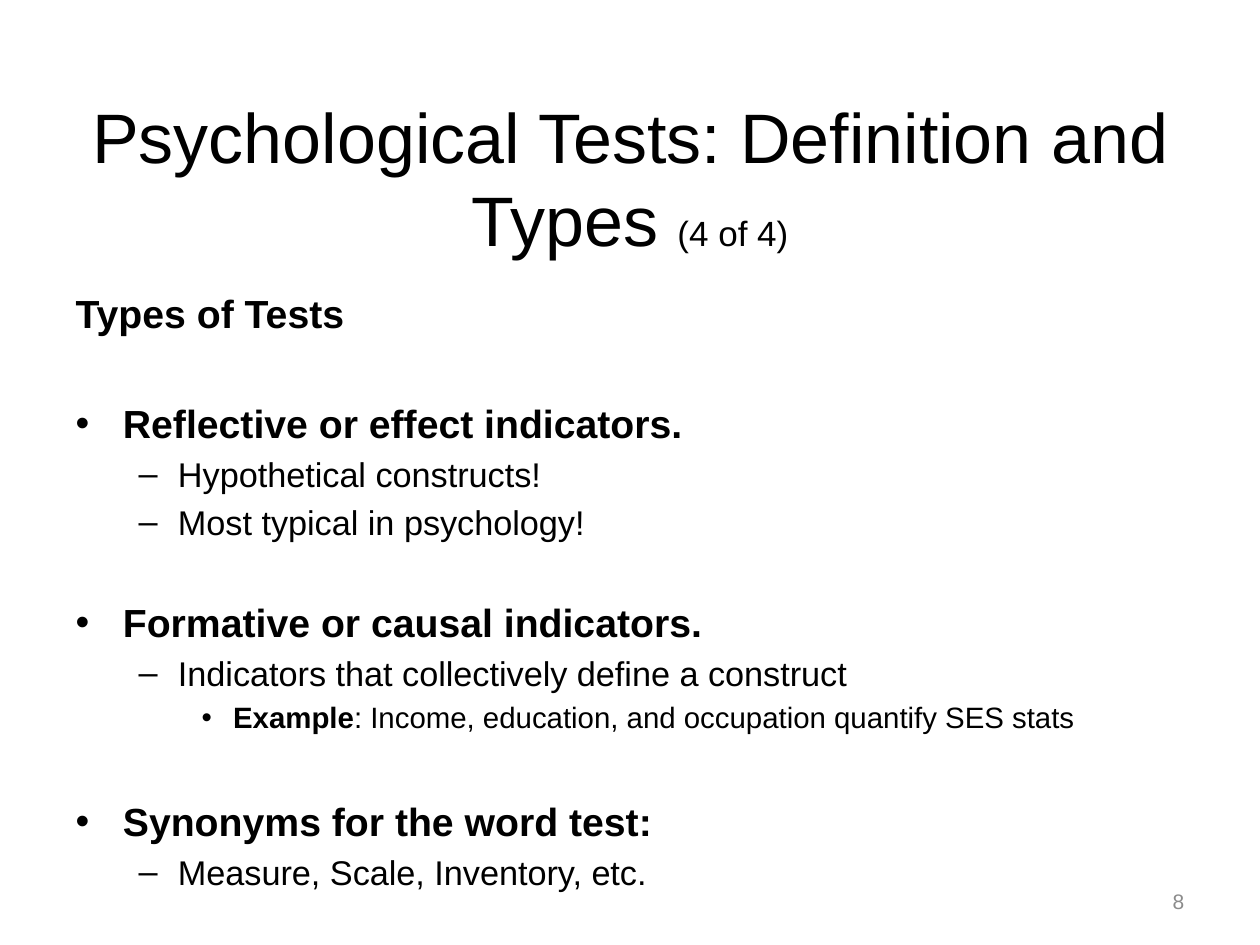
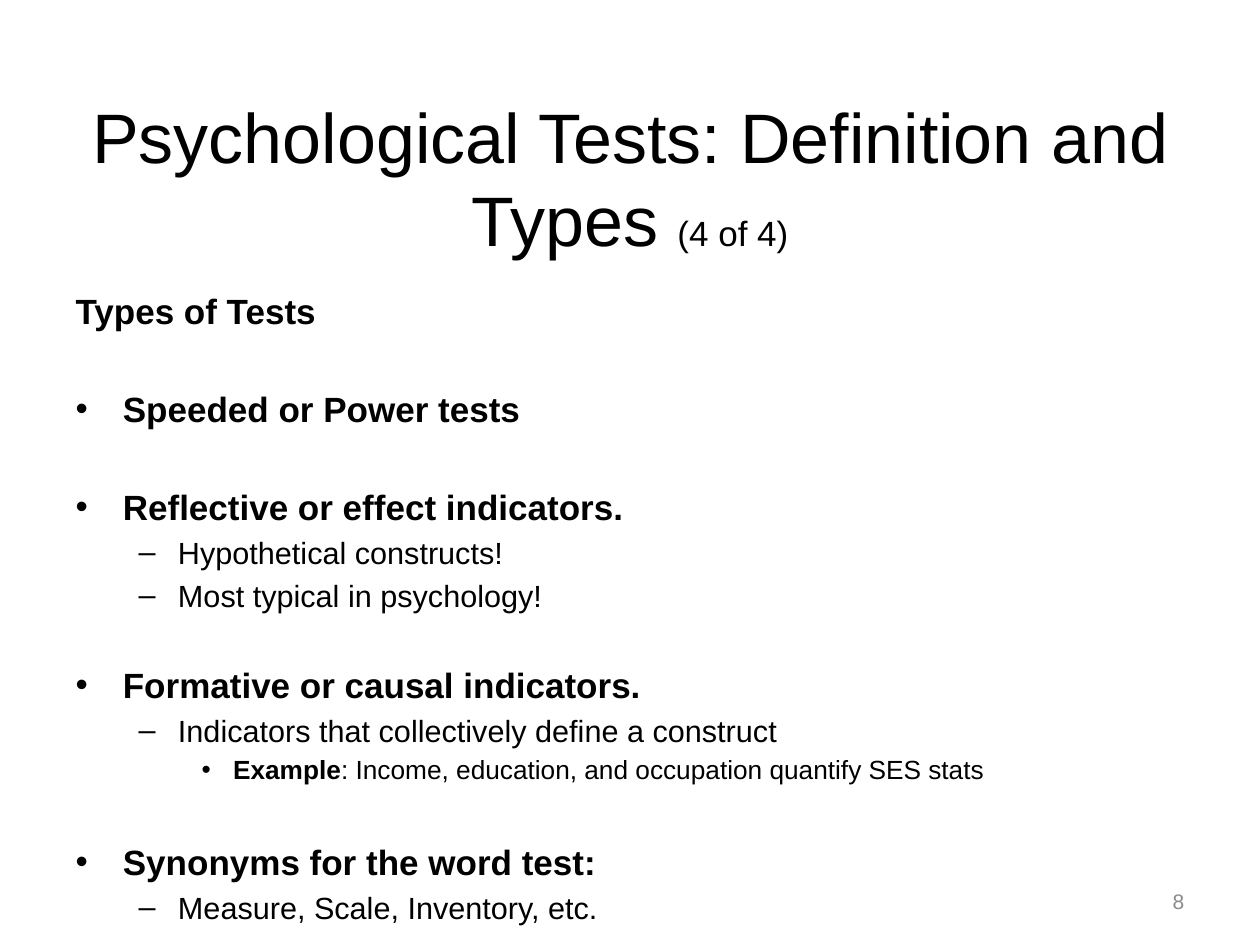
Before and after one commit to npm27/Teaching-Materials, a slide deck: slide 8 of Tests and Eval/Fall 25/Slides/1 Chapter 1.pptx. Drawn at 1260x945 pixels with LibreOffice and Linux fonts; fonts in the diff are those of the drawing. Boxes give left, top, right and bottom in pixels: in the first picture for what was removed or moved away, otherwise in the second. Text is boxed around its words. In the diff, an @@ line names an element or a change of style, - is before the commit and + after.

Commit message:
Stats Class fun

```diff
--- a/Tests and Eval/Fall 25/Slides/1 Chapter 1.pptx
+++ b/Tests and Eval/Fall 25/Slides/1 Chapter 1.pptx
@@ text at <box>76,298,983,882</box>: size 22.4 to 20 pt in "Types of Tests", "Reflective or effect indicators.", "Formative or causal indicators.", "Synonyms for the word test:"; size 19.6 to 17.5 pt in "Hypothetical constructs!", "Most typical in psychology!", "Indicators that collectively define a construct", "Measure, Scale, Inventory, etc."; size 16.8 to 15 pt in "Example: Income, education, and occupation quantify SES ..." @@
@@ text at <box>123,396,520,429</box>: paragraph added @@
+• Speeded or Power tests
```
Also in this commit, not shown: 3 other slides changed, 3 slides added, 39 other files.
